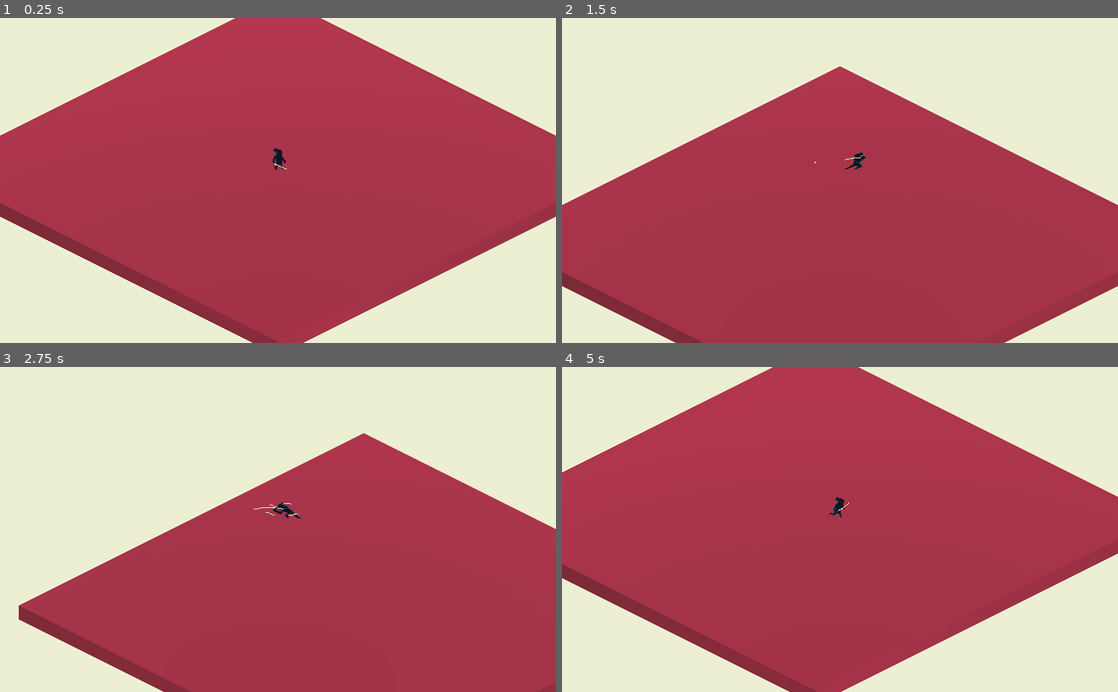
Above: before the commit, frames 1-4 (two rows, left to right).
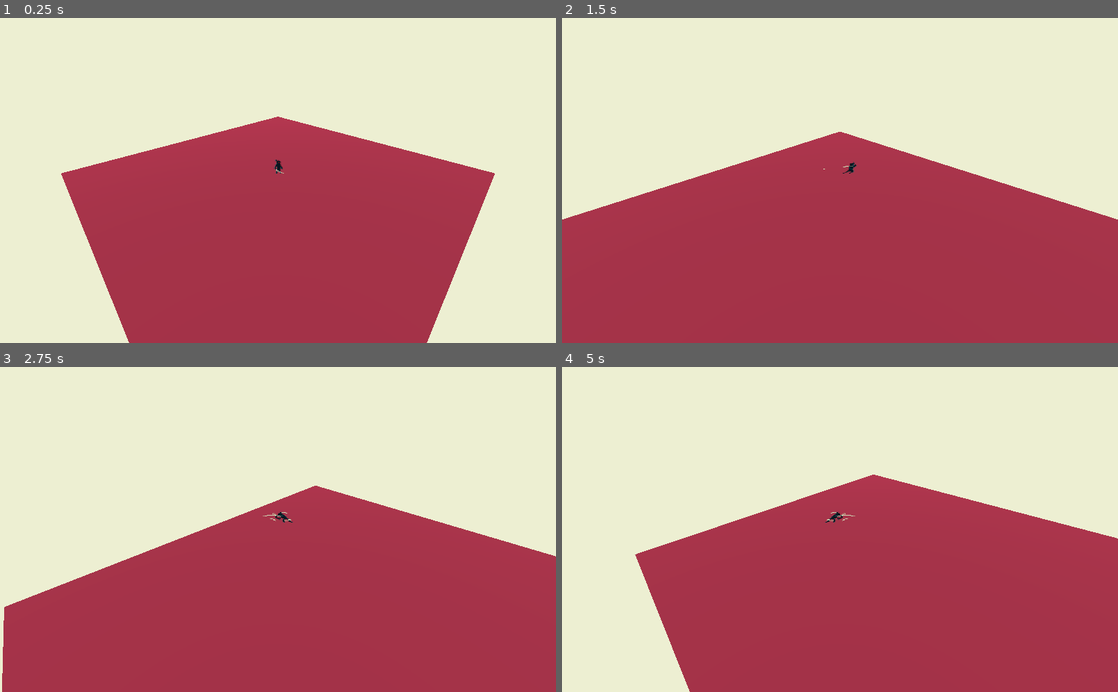
Above: after the commit, the same moments.

Repository: YottaYocta/Bushido
Game: Godot game, scene res://Game.tscn
Two runs of this game, one before a commit and one after it. Both use one fixed random seed, a clock stepped at 60 frames per second and the inputs below.
Inputs:
- Up to frame 1 (0.25 s): no input
- Up to frame 2 (1.5 s): tap Enter at 0.5 s; hold W (forward) from 0.53 s (still down); tap Space (dash) at 0.6, 1.35 s
- Up to frame 3 (2.75 s): release W (forward) at 2.03 s; hold A (left) from 2.03 s (still down); tap Space (dash) at 2.1 s
- Up to frame 4 (5 s): tap Space (dash) at 2.85, 3.6, 4.35 s; release A (left) at 3.53 s; hold S (backward) 3.53-4.28 s; hold D (right) from 4.28 s (still down)

The runs differ from the first frame. In frame 1, 38% of the frame differs, in the area x 0-100%, y 0-100%; in frame 2, 17%; in frame 3, 13%; in frame 4, 46%.

Commit message:
improved deadzone script

Diff:
--- /dev/null
+++ b/Deadzone.gd
@@ -0,0 +1,8 @@
+extends Area
+
+func _ready():
+	pass
+
+func _on_Deadzone_body_entered(body:Node):
+	if body.has_method('kill'):
+		body.kill()
--- a/Game.tscn
+++ b/Game.tscn
@@ -1,7 +1,8 @@
-[gd_scene load_steps=5 format=2]
+[gd_scene load_steps=6 format=2]
 
 [ext_resource path="res://game/Player.tscn" type="PackedScene" id=1]
 [ext_resource path="res://game/Platform.tscn" type="PackedScene" id=2]
+[ext_resource path="res://Deadzone.gd" type="Script" id=3]
 
 [sub_resource type="Environment" id=2]
 background_mode = 1
@@ -14,7 +15,7 @@
 
 [node name="Game" type="Node"]
 
-[node name="Player" parent="." groups=["Player"] instance=ExtResource( 1 )]
+[node name="Player" parent="." instance=ExtResource( 1 )]
 transform = Transform( 0.707107, 0, 0.707107, 0, 1, 0, -0.707107, 0, 0.707107, 0, 0, 0 )
 
 [node name="WorldEnvironment" type="WorldEnvironment" parent="."]
@@ -27,8 +28,9 @@
 
 [node name="Deadzone" type="Area" parent="."]
 transform = Transform( 1, 0, 0, 0, 1, 0, 0, 0, 1, 0, -2, 0 )
+script = ExtResource( 3 )
 
 [node name="CollisionShape" type="CollisionShape" parent="Deadzone"]
 shape = SubResource( 3 )
 
-[connection signal="body_entered" from="Deadzone" to="Player" method="kill"]
+[connection signal="body_entered" from="Deadzone" to="Deadzone" method="_on_Deadzone_body_entered"]
--- a/game/Player.gd
+++ b/game/Player.gd
@@ -10,14 +10,13 @@
 var velocity := Vector3.ZERO
 var dash_dir := Vector3.RIGHT
 export var gravity := 10.0
-export var acceleration := 10.0
+export var acceleration := 7.0
 export var dash_multiplier := 400.0
 export var friction_coefficient := 10.0
 export var vector_threshold := 0.1
 
 func _ready():
 	$AnimatedSprite3D.animation = 'idle'
-	pass # Replace with function body.
 
 func _process(delta):
 	if state == PLAYER_STATE.MOVEMENT:
@@ -63,6 +62,5 @@
 	velocity -= velocity / friction_coefficient + Vector3(0, gravity, 0) * delta
 	velocity = move_and_slide(velocity, Vector3.UP)
 
-func kill(body):
-	print('hit')
+func kill():
 	transform.origin = Vector3.ZERO + Vector3(0, 1, 0)
--- a/game/Player.tscn
+++ b/game/Player.tscn
@@ -28,6 +28,36 @@
 atlas = ExtResource( 1 )
 region = Rect2( 256, 256, 64, 32 )
 
+[sub_resource type="AtlasTexture" id=30]
+flags = 19
+atlas = ExtResource( 1 )
+region = Rect2( 0, 32, 32, 32 )
+
+[sub_resource type="AtlasTexture" id=31]
+flags = 19
+atlas = ExtResource( 1 )
+region = Rect2( 32, 32, 32, 32 )
+
+[sub_resource type="AtlasTexture" id=32]
+flags = 19
+atlas = ExtResource( 1 )
+region = Rect2( 64, 32, 32, 32 )
+
+[sub_resource type="AtlasTexture" id=33]
+flags = 19
+atlas = ExtResource( 1 )
+region = Rect2( 96, 32, 32, 32 )
+
+[sub_resource type="AtlasTexture" id=34]
+flags = 19
+atlas = ExtResource( 1 )
+region = Rect2( 128, 32, 32, 32 )
+
+[sub_resource type="AtlasTexture" id=35]
+flags = 19
+atlas = ExtResource( 1 )
+region = Rect2( 160, 32, 32, 32 )
+
 [sub_resource type="AtlasTexture" id=13]
 flags = 19
 atlas = ExtResource( 1 )
@@ -112,36 +142,6 @@
 flags = 19
 atlas = ExtResource( 1 )
 region = Rect2( 256, 192, 32, 32 )
-
-[sub_resource type="AtlasTexture" id=30]
-flags = 19
-atlas = ExtResource( 1 )
-region = Rect2( 0, 32, 32, 32 )
-
-[sub_resource type="AtlasTexture" id=31]
-flags = 19
-atlas = ExtResource( 1 )
-region = Rect2( 32, 32, 32, 32 )
-
-[sub_resource type="AtlasTexture" id=32]
-flags = 19
-atlas = ExtResource( 1 )
-region = Rect2( 64, 32, 32, 32 )
-
-[sub_resource type="AtlasTexture" id=33]
-flags = 19
-atlas = ExtResource( 1 )
-region = Rect2( 96, 32, 32, 32 )
-
-[sub_resource type="AtlasTexture" id=34]
-flags = 19
-atlas = ExtResource( 1 )
-region = Rect2( 128, 32, 32, 32 )
-
-[sub_resource type="AtlasTexture" id=35]
-flags = 19
-atlas = ExtResource( 1 )
-region = Rect2( 160, 32, 32, 32 )
 
 [sub_resource type="AtlasTexture" id=36]
 flags = 19
@@ -214,7 +214,6 @@
 
 [node name="InterpolatedCamera" type="InterpolatedCamera" parent="."]
 transform = Transform( 1, 0, 0, 0, 0.866025, 0.5, 0, -0.5, 0.866026, 0, 2, 4 )
-projection = 1
 size = 4.0
 
 [node name="CollisionShape" type="CollisionShape" parent="."]
Not shown: 1 places in game/Player.tscn that only renumber resources
Not shown, added: .DS_Store
